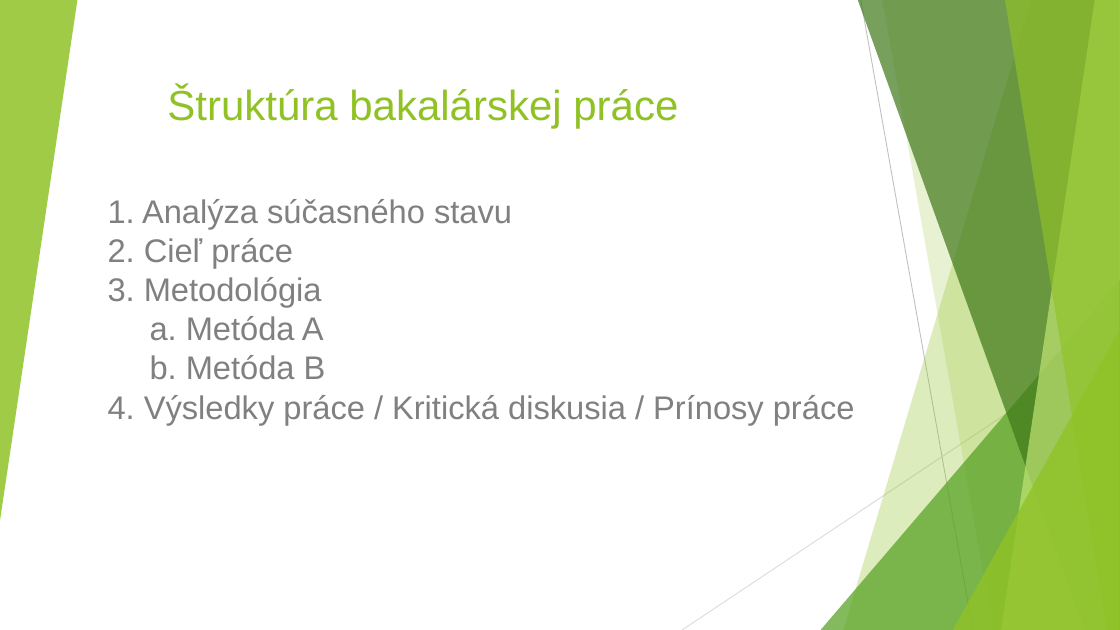
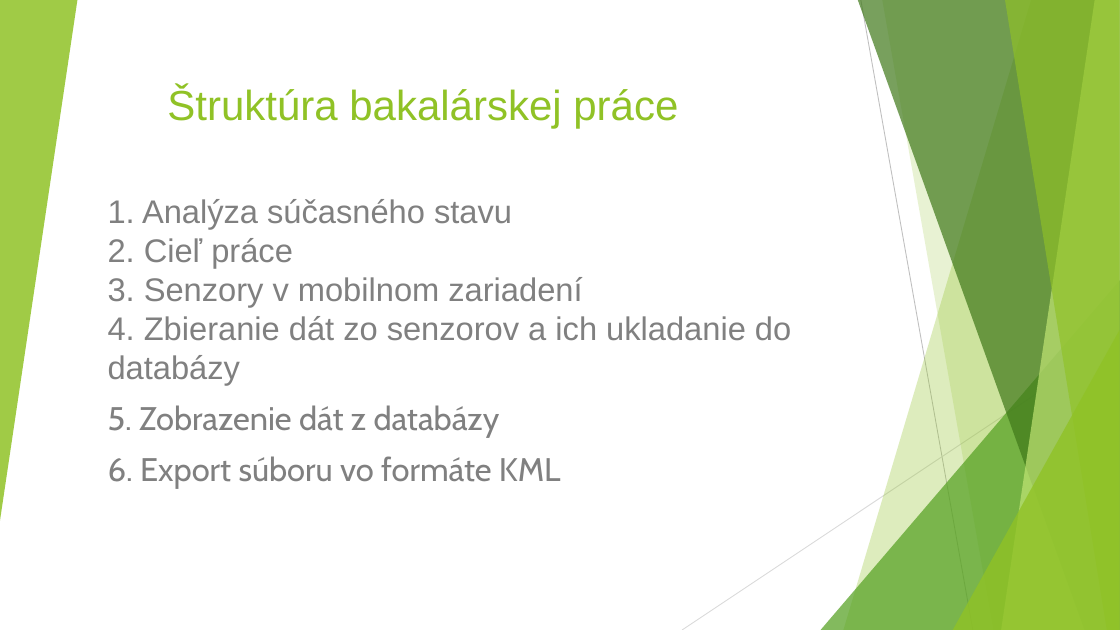
Before and after one commit to gameblaer/zaverecna_praca_bc, a slide deck: slide 2 of Prezentacia_Vrták_Martin.pptx. Drawn at 1120x630 pixels with LibreOffice and Linux fonts; fonts in the diff are those of the drawing. Boxes give left, top, right and bottom in pixels: in the first picture for what was removed or moved away, otherwise in the second. Text is boxed around its words. In the diff, an @@ line names an element or a change of style, - is before the commit and + after.

Commit message:
update

```diff
--- a/Prezentacia_Vrták_Martin.pptx
+++ b/Prezentacia_Vrták_Martin.pptx
@@ subtitle at box(108, 199, 791, 489): text changed @@
-1. Analýza súčasného stavu
-2. Cieľ práce
-3. Metodológia
-a. Metóda A
-b. Metóda B
-4. Výsledky práce / Kritická diskusia / Prínosy práce
+1. Analýza súčasného stavu
+2. Cieľ práce
+3. Senzory v mobilnom zariadení
+4. Zbieranie dát zo senzorov a ich ukladanie do databázy
+5. Zobrazenie dát z databázy
+6. Export súboru vo formáte KML
```
Also in this commit, not shown: 2 other slides changed, 4 slides added, 2 slides removed.
